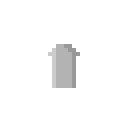
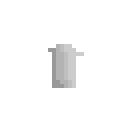
Two versions of the same layered image (128px x 128px). Layer-by-layer changes:
hid "body_set_blank_front" over 48, 44, 80, 88
added layer "body_set_blank_side_point_frame1" above "body_set_blank_side_point_frame0" over 48, 44, 84, 88
